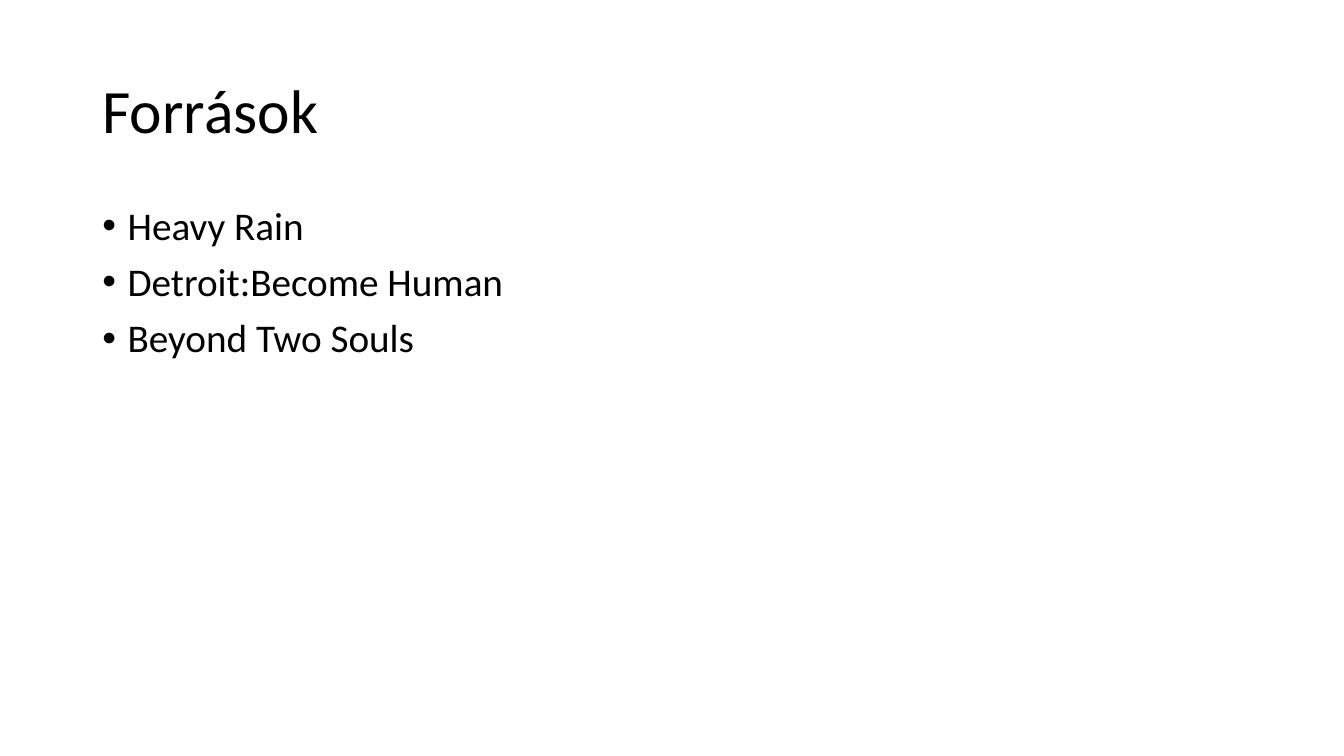
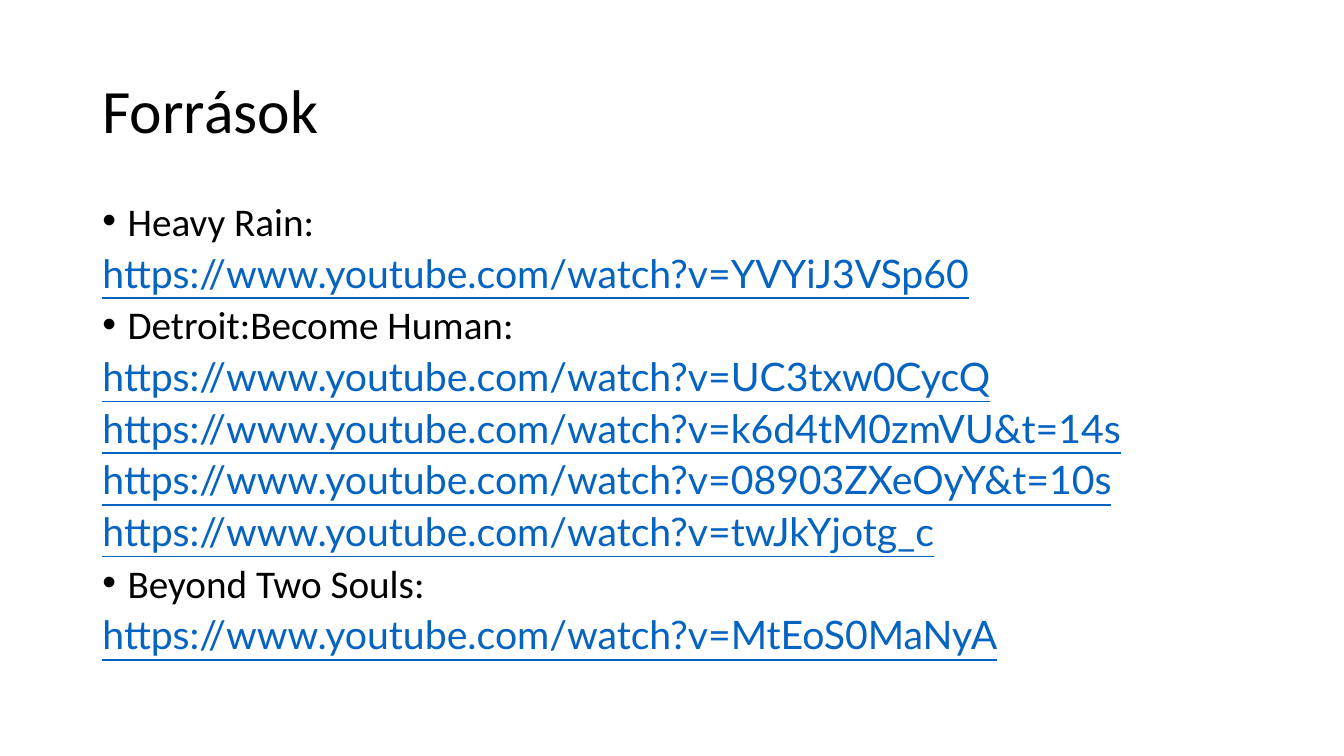
Before and after one commit to jovanovskiviktor/IKT_PROJEKT_1_GAME, a slide deck: slide 5 of jatekbemutato.pptx. Drawn at 1344x756 pixels with LibreOffice and Linux fonts; fonts in the diff are those of the drawing. Boxes give left, top, right and bottom in pixels: in the first picture for what was removed or moved away, otherwise in the second. Text is boxed around its words. In the diff, an @@ line names an element or a change of style, - is before the commit and + after.

Commit message:
ppt_finished

```diff
--- a/jatekbemutato.pptx
+++ b/jatekbemutato.pptx
@@ text at [102, 209, 1120, 656]: text changed; font Calibri to Lato; text colour #000000 to #0563C1 @@
-• Heavy Rain
-• Detroit:Become Human
-• Beyond Two Souls
+• Heavy Rain:
+https://www.youtube.com/watch?v=YVYiJ3VSp60
+• Detroit:Become Human:
+https://www.youtube.com/watch?v=UC3txw0CycQ
+https://www.youtube.com/watch?v=k6d4tM0zmVU&t=14s
+https://www.youtube.com/watch?v=08903ZXeOyY&t=10s
+https://www.youtube.com/watch?v=twJkYjotg_c
+• Beyond Two Souls:
+https://www.youtube.com/watch?v=MtEoS0MaNyA
```
